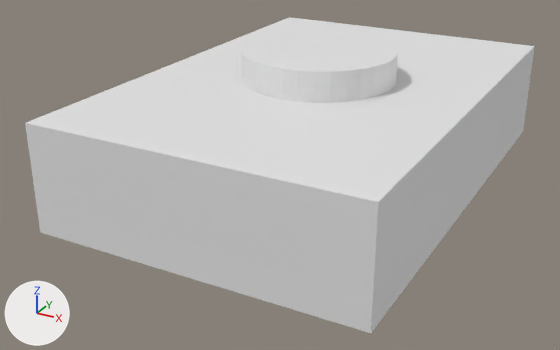
Two versions of the Blender file Touch-and-go/button.blend, one commit apart.
Both versions are drawn from a camera (50 mm lens) standing at (3.21, -6.62, 2.7) and looking at (-0.22, -0.4, -0.41). The axes (+X, +Y, +Z) are drawn at lower left. The lights are the same throughout.
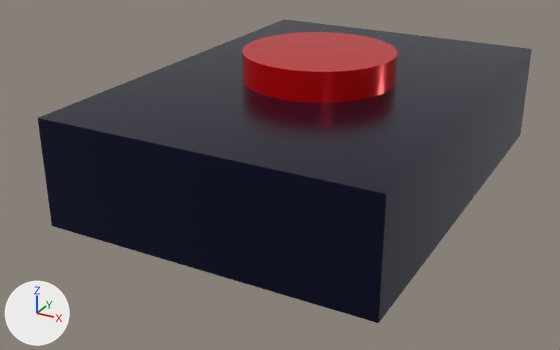
Commit message: Add Color to Button

Boxes [x1, y1, x2, y2] around the edits, measured in the pictures (560 x 350 px):
'Cube', recoloured, rescaled (white to grey): before [25, 17, 535, 333]; after [38, 19, 532, 323]
'Cylinder', recoloured (white to red): [242, 32, 398, 103] in both

Diff of the bpy script that builds the scene:
```diff
--- a/Touch-and-go/button.blend.py
+++ b/Touch-and-go/button.blend.py
@@ mat_material_001 @@
+mat_material_001 = principled_material('Material.001')
+mat_material_001.base_color = (0.694, 0.0, 0.00237)  # red #d90008
+mat_material_001.metallic = 0.4
+mat_material_001.roughness = 0.194
@@ mat_material_002 @@
+mat_material_002 = principled_material('Material.002')
+mat_material_002.base_color = (0.0102, 0.0117, 0.0419)  # dark blue #1a1c3a
+mat_material_002.metallic = 0.737
+mat_material_002.roughness = 0.246
@@ me_cube_001 @@
 me_cube_001.from_pydata(...)  # 74 vertices, 40 faces; spans x -1.0..1.0, y -1.0..1.0, z -1.0..1.0
+me_cube_001.materials.append(mat_material_002)  # dark blue #1a1c3a
@@ me_cylinder @@
 me_cylinder.from_pydata(...)  # 64 vertices, 34 faces; spans x -1.0..1.0, y -1.0..1.0, z -1.0..1.0
+me_cylinder.materials.append(mat_material_001)  # red #d90008
@@ ob_cube @@
 ob_cube.location = (0.0, 0.0, 0.0)
-ob_cube.scale = (1.57, 2.32, 0.512)
+ob_cube.scale = (1.57, 2.18, 0.512)
```
